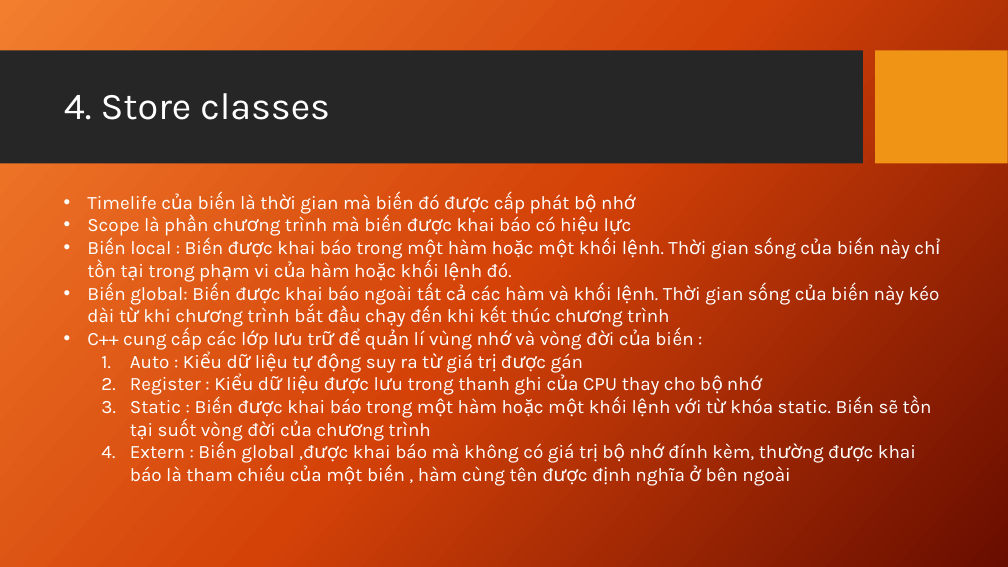
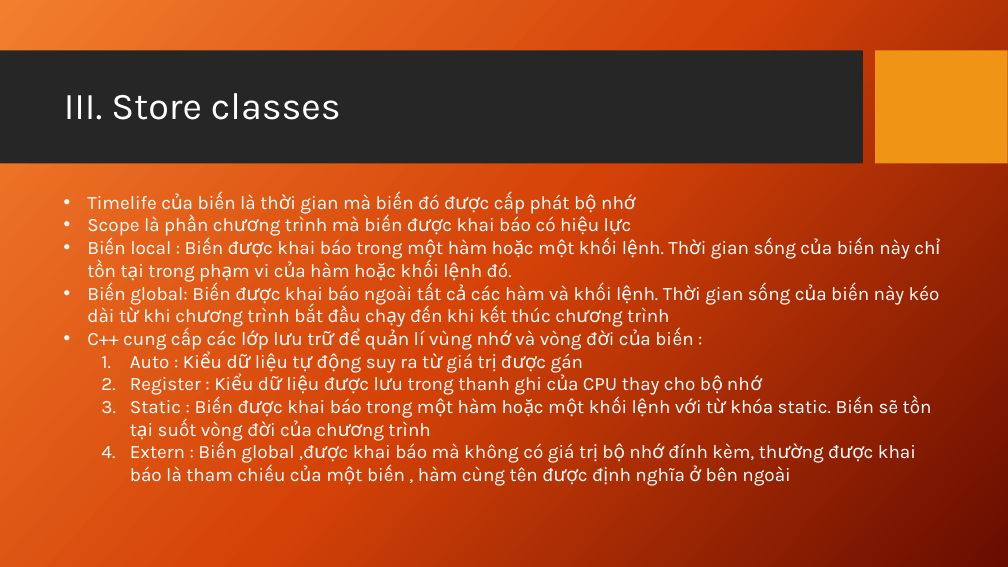
Before and after one commit to DantNg/learnCPP, a slide deck: slide 18 of Slide/Data Types & Variables.pptx (slide 6 before the commit). Drawn at 1008x567 pixels with LibreOffice and Linux fonts; fonts in the diff are those of the drawing; background and template pictures are left out. Boxes give left, top, right and bottom in pixels: in the first picture for what was removed or moved away, otherwise in the second. Text is boxed around its words. In the diff, an @@ line names an element or a change of style, - is before the commit and + after.

```diff
--- a/Slide/Data Types & Variables.pptx
+++ b/Slide/Data Types & Variables.pptx
@@ title at (x1=64, y1=93, x2=341, y2=120): text changed @@
-4. Store classes
+III. Store classes
```
Also in this commit, not shown: 2 other slides changed, 20 slides added, 4 slides removed, 1 other file.
